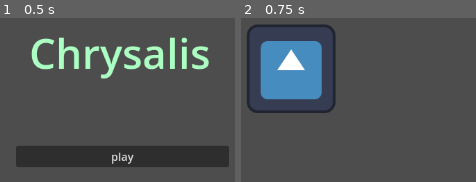
Above: before the commit, frames 1-2 (left to right).
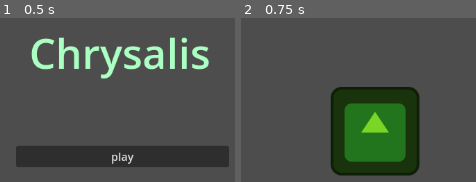
Above: after the commit, the same moments.

Repository: soapie18/gmtk-jam-26
Game: Godot game, scene res://root_context.tscn
Same seed, same stepped clock (60 frames per second), same inputs: the game is played once before the commit and once after it. The engine's default icon, where the game draws it, is replaced by a stand-in: a white triangle on a blue panel in a dark square.
Inputs:
- Up to frame 1 (0.5 s): no input
- Up to frame 2 (0.75 s): click "play" at 0.5 s

Frame 1 is identical in both runs. In frame 2, 32% of the frame differs, in the area x 2-77%, y 4-97%.

Commit message:
Improved/more modular scene switching

Diff:
--- /dev/null
+++ b/Garden/Scenes/GrassScene.tscn
@@ -0,0 +1,10 @@
+[gd_scene load_steps=2 format=3 uid="uid://dajel0bnqxcum"]
+
+[ext_resource type="Texture2D" uid="uid://it8vtppvs3mp" path="res://icon.svg" id="1_dsqiq"]
+
+[node name="GrassScene" type="Node2D"]
+
+[node name="Icon" type="Sprite2D" parent="."]
+modulate = Color(0.4745098, 0.8392157, 0.14509805, 1)
+position = Vector2(597, 299)
+texture = ExtResource("1_dsqiq")
--- /dev/null
+++ b/Garden/Scenes/PatioScene.tscn
@@ -0,0 +1,10 @@
+[gd_scene load_steps=2 format=3 uid="uid://bjur1t6rl4fhr"]
+
+[ext_resource type="Texture2D" uid="uid://it8vtppvs3mp" path="res://icon.svg" id="1_amt75"]
+
+[node name="PatioScene" type="Node2D"]
+
+[node name="Icon" type="Sprite2D" parent="."]
+modulate = Color(1, 0.48811066, 0.3070914, 1)
+position = Vector2(531, 262)
+texture = ExtResource("1_amt75")
--- /dev/null
+++ b/Garden/Scenes/PondScene.tscn
@@ -0,0 +1,10 @@
+[gd_scene load_steps=2 format=3 uid="uid://bcwd7apyuhclv"]
+
+[ext_resource type="Texture2D" uid="uid://it8vtppvs3mp" path="res://icon.svg" id="1_gpn76"]
+
+[node name="PondScene" type="Node2D"]
+
+[node name="Icon" type="Sprite2D" parent="."]
+modulate = Color(0.3773945, 0.99999994, 0.882924, 1)
+position = Vector2(524, 214)
+texture = ExtResource("1_gpn76")
--- /dev/null
+++ b/Garden/Scenes/TreetopScene.tscn
@@ -0,0 +1,10 @@
+[gd_scene load_steps=2 format=3 uid="uid://b38yg0bhirm61"]
+
+[ext_resource type="Texture2D" uid="uid://it8vtppvs3mp" path="res://icon.svg" id="1_ix674"]
+
+[node name="TreetopScene" type="Node2D"]
+
+[node name="Icon" type="Sprite2D" parent="."]
+modulate = Color(0.88549685, 0.00015016794, 0.7422665, 1)
+position = Vector2(559, 241)
+texture = ExtResource("1_ix674")
--- a/Garden/garden_scene.gd
+++ /dev/null
@@ -1 +0,0 @@
-extends Node2D
--- a/Garden/garden_scene.tscn
+++ /dev/null
@@ -1,14 +0,0 @@
-[gd_scene load_steps=4 format=3 uid="uid://c6pk0ayap4o4y"]
-
-[ext_resource type="Script" uid="uid://bq30xq7axmcai" path="res://Garden/garden_scene.gd" id="1_mfcco"]
-[ext_resource type="PackedScene" uid="uid://2l3it5qq4b6d" path="res://Garden/Garden - Audio/background_music.tscn" id="2_c21r6"]
-[ext_resource type="Texture2D" uid="uid://it8vtppvs3mp" path="res://icon.svg" id="3_c21r6"]
-
-[node name="GardenScene" type="Node2D"]
-script = ExtResource("1_mfcco")
-
-[node name="BackgroundMusic" parent="." instance=ExtResource("2_c21r6")]
-
-[node name="Icon" type="Sprite2D" parent="."]
-position = Vector2(476, 209)
-texture = ExtResource("3_c21r6")
--- a/Menus/main_menu.gd
+++ b/Menus/main_menu.gd
@@ -1,10 +1,12 @@
 extends Node2D
 
-@export var scene_name: String
+signal scene_changed(target_scene_name: String)
 
-signal scene_changed(current_scene_name: String)
+@onready var play_button: ChangeSceneButton = $CanvasLayer/VBoxContainer/ChangeSceneButton
+var target_scene: String
 
+func _ready() -> void:
+	play_button.passed_target_information.connect(handle_scene_request)
 
-# Play button.
-func _on_button_pressed() -> void:
-	scene_changed.emit("main menu")
+func handle_scene_request(target_scene_name: String) -> void:
+	scene_changed.emit(target_scene_name)
--- a/Menus/main_menu.tscn
+++ b/Menus/main_menu.tscn
@@ -1,8 +1,9 @@
-[gd_scene load_steps=4 format=3 uid="uid://dopgt5elscy3k"]
+[gd_scene load_steps=5 format=3 uid="uid://dopgt5elscy3k"]
 
 [ext_resource type="PackedScene" uid="uid://b58jml1i3xy7e" path="res://Menus/Menus - Audio/menu_music.tscn" id="1_jf8mj"]
 [ext_resource type="Script" uid="uid://hd443818uhcs" path="res://Menus/main_menu.gd" id="1_p3jrs"]
 [ext_resource type="Theme" uid="uid://cx00si32fjbga" path="res://Menus/Menus - Art/title_theme.tres" id="3_at0u2"]
+[ext_resource type="PackedScene" uid="uid://b8gleo3k6i3fb" path="res://UI/ChangeSceneButton.tscn" id="4_11gta"]
 
 [node name="MainMenu" type="Node2D"]
 script = ExtResource("1_p3jrs")
@@ -39,8 +40,7 @@
 grow_horizontal = 2
 grow_vertical = 2
 
-[node name="Button" type="Button" parent="CanvasLayer/VBoxContainer"]
+[node name="ChangeSceneButton" parent="CanvasLayer/VBoxContainer" instance=ExtResource("4_11gta")]
 layout_mode = 2
 text = "play"
-
-[connection signal="pressed" from="CanvasLayer/VBoxContainer/Button" to="." method="_on_button_pressed"]
+target_name = "grass"
--- /dev/null
+++ b/UI/ChangeSceneButton.tscn
@@ -0,0 +1,10 @@
+[gd_scene load_steps=2 format=3 uid="uid://b8gleo3k6i3fb"]
+
+[ext_resource type="Script" uid="uid://cph0g1c6n06yh" path="res://UI/change_scene_button.gd" id="1_hyvx1"]
+
+[node name="ChangeSceneButton" type="Button"]
+offset_right = 8.0
+offset_bottom = 8.0
+script = ExtResource("1_hyvx1")
+
+[connection signal="pressed" from="." to="." method="_on_pressed"]
--- /dev/null
+++ b/UI/change_scene_button.gd
@@ -0,0 +1,8 @@
+class_name ChangeSceneButton extends Button
+
+@export var target_name: String
+
+signal passed_target_information(target_scene_name: String)
+
+func _on_pressed() -> void:
+	passed_target_information.emit(target_name)
--- a/scene_manager.gd
+++ b/scene_manager.gd
@@ -1,34 +1,45 @@
 extends Node2D
 
 @onready var main_menu = preload("res://Menus/main_menu.tscn")
-@onready var garden_scene = preload("res://Garden/garden_scene.tscn")
+@onready var grass_scene = preload("res://Garden/Scenes/GrassScene.tscn")
+@onready var treetop_scene = preload("res://Garden/Scenes/TreetopScene.tscn")
+@onready var pond_scene = preload("res://Garden/Scenes/PondScene.tscn")
+@onready var patio_scene = preload("res://Garden/Scenes/PatioScene.tscn")
+
 @onready var pause_menu = preload("res://Menus/pause_window.tscn")
 
 # Making main menu default value to allow it to be instantiated on launch.
 @onready var current_scene: PackedScene = main_menu
 @onready var current_active_scene = current_scene
 
+
 func _ready() -> void:
 	# Booting up the main menu as the current level on launch.
 	current_active_scene = current_scene.instantiate()
 	add_child(current_active_scene)
 
-	# Connecting to the signal emitted in each scene, which carries the scene
-	# name as an argument.
+	# Connecting to the signal emitted in each scene, which tells us
+	# what scene is being requested via a string.
 	current_active_scene.scene_changed.connect(handle_scene_change)
 
-	#pause_menu.game_paused.connect(handle_pause)
+	###pause_menu.game_paused.connect(handle_pause)
 
-func handle_scene_change(current_scene_name: String) -> void:
+func handle_scene_change(target_scene_name: String) -> void:
 	var new_scene: PackedScene
 
-	# Seeing which scene is currently active based on signal sent by it,
-	# then preparing which scene will be loaded instead.
-	match current_scene_name:
+	# Seeing which scene is requested from signal sent. Assigning it to
+	# new_scene to be instantiated soon.
+	match target_scene_name:
 		"main menu":
-			new_scene = garden_scene
-		"garden":
 			new_scene = main_menu
+		"grass":
+			new_scene = grass_scene
+		"treetop":
+			new_scene = treetop_scene
+		"pond":
+			new_scene = pond_scene
+		"patio":
+			new_scene = patio_scene
 		_:
 			return
 
@@ -36,9 +47,9 @@
 	var new_scene_instance = new_scene.instantiate()
 	add_child(new_scene_instance)
 
-	# Cleanup and preparing for next time a switch is required.
+	# Cleanup.
 	current_active_scene.queue_free()
-	current_scene = new_scene
+	current_active_scene = new_scene_instance
 
 
 func handle_pause() -> void:
Not shown, removed: Garden/garden_scene.gd.uid
Not shown, added: UI/change_scene_button.gd.uid
